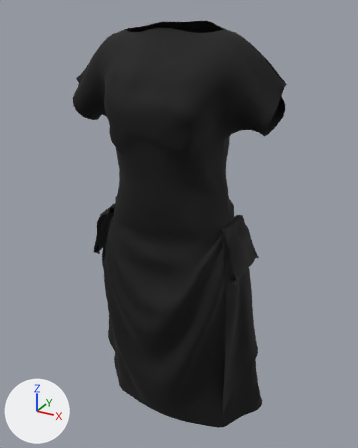
An edit to the glTF model game/assets/characters/cast/adela_voss/adela_voss__c_top.gltf, drawn before and after from the same camera.
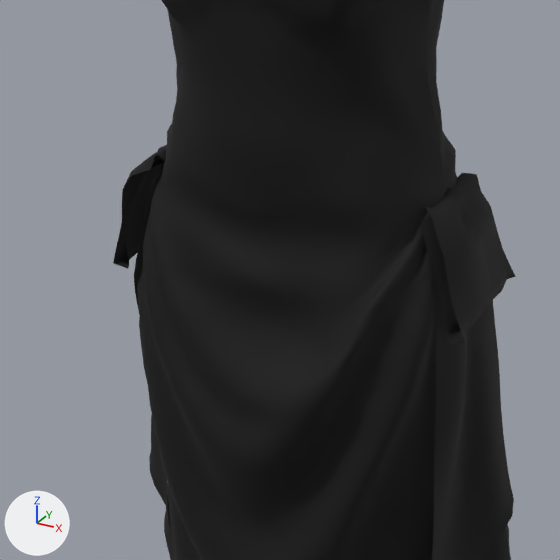
There are two pictures of each version: one whole from a 50 mm lens placed at (0.619, -1.118, 1.395), pointed at (0.006, -0.003, 0.837), one close up on the part from 13% to 77% of the width and 32% to 84% of the height. Arrows for +X, +Y and +Z are at lower left; the lights stay in place. The last two pictures show the newer version.

Names of what the first close-up shows: 'Dress'.
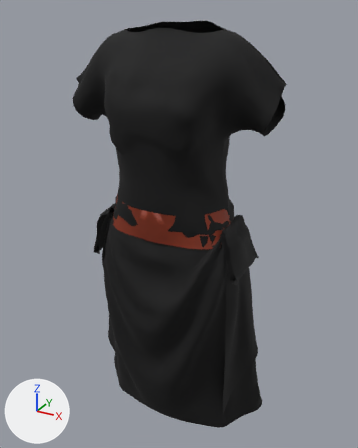
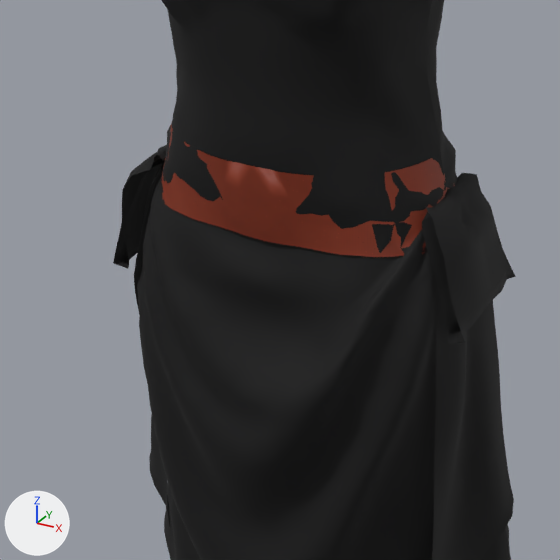
Boxes (x1, y1, x2, y2) around the edits, measured in the close-ups (560 x 560 px):
'Sash', added (red): after (162, 123, 455, 257)

The change, as a diff of the scene's bpy script:
```diff
--- a/game/assets/characters/cast/adela_voss/adela_voss__c_top.gltf.py
+++ b/game/assets/characters/cast/adela_voss/adela_voss__c_top.gltf.py
@@ img_adela_voss__parts_c_top_sash_cloth_normal @@
+img_adela_voss__parts_c_top_sash_cloth_normal = load_image('adela_voss__parts_c_top_Sash_cloth_normal', 'adela_voss__parts_c_top_Sash_cloth_normal.png', 256, 256, 'Non-Color')
@@ img_adela_voss__parts_c_top_sash_cloth @@
+img_adela_voss__parts_c_top_sash_cloth = load_image('adela_voss__parts_c_top_Sash_cloth', 'adela_voss__parts_c_top_Sash_cloth.png', 256, 256, 'sRGB')
@@ img_cast_adela_voss_adela_voss_parts_c_top_sash_roughness @@
+img_cast_adela_voss_adela_voss_parts_c_top_sash_roughness = load_image('cast_adela_voss_adela_voss_parts_c_top_sash_roughness', 'cast_adela_voss_adela_voss_parts_c_top_sash_roughness.png', 16, 16, 'Non-Color')
@@ mat_cast_adela_voss_adela_voss_parts_c_top_sash @@
+mat_cast_adela_voss_adela_voss_parts_c_top_sash = bpy.data.materials.new('cast_adela_voss_adela_voss_parts_c_top_sash')
+# uses the picture img_adela_voss__parts_c_top_sash_cloth
+# uses the picture img_adela_voss__parts_c_top_sash_cloth_normal
+# uses the picture img_cast_adela_voss_adela_voss_parts_c_top_sash_roughness
@@ me_sash @@
+me_sash.from_pydata(...)  # 330 vertices, 486 faces; spans x -0.184..0.184, y -0.142..0.102, z 0.827..0.93
+me_sash.materials.append(mat_cast_adela_voss_adela_voss_parts_c_top_sash)
@@ ob_sash @@
+ob_sash = bpy.data.objects.new('Sash', me_sash)
+ob_sash.location = (0.0, 0.0, 0.0)
```
